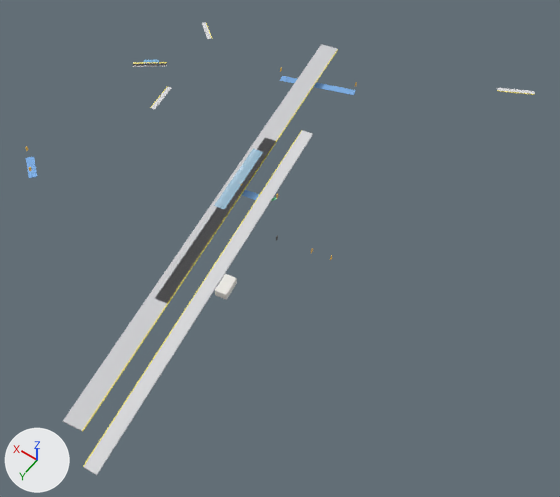
What one commit did to the glTF model bern-research/stations/models/8507002-ostermundigen.glb.
Camera for both pictures: a camera (50 mm lens) standing at (-135.0, 169.0, 265.0) and looking at (-6.0, -13.0, -20.0). Lighting does not change. The marker at lower left points along +X, +Y and +Z. The picture after the commit comes second. Vertices at exactly the same position are counted once.

The older version as bpy lines, for what is in view:
```python
me_passage__1 = bpy.data.meshes.new('passage@-1')
me_passage__1.from_pydata(...)  # 24 vertices, 36 faces; spans x 6.9..119.5, y -111.2..32.1, z -4.6..-4.5
me_passage__1.materials.append(mat_passage)  # blue #7cade5
me_platform_body_0 = bpy.data.meshes.new('platform_body@0')
me_platform_body_0.from_pydata(...)  # 492 vertices, 956 faces; spans x -63.0..121.0, y -159.0..121.0, z -1.0..0.0
me_platform_body_0.materials.append(mat_platform_body)  # light grey #dadadd
me_platform_surface_0 = bpy.data.meshes.new('platform_surface@0')
me_platform_surface_0.from_pydata(...)  # 10 vertices, 16 faces; spans x -5.0..49.0, y -130.0..112.0, z -1.0..0.0
me_platform_surface_0.materials.append(mat_platform_surface)  # light grey #ceced1
ob_passage__1 = bpy.data.objects.new('passage@-1', me_passage__1)
ob_passage__1.location = (0.0, 0.0, 0.0)
ob_platform_body_0 = bpy.data.objects.new('platform_body@0', me_platform_body_0)
ob_platform_body_0.location = (0.0, 0.0, 0.0)
ob_platform_surface_0 = bpy.data.objects.new('platform_surface@0', me_platform_surface_0)
ob_platform_surface_0.location = (0.0, 0.0, 0.0)
# also in view: 'roof@0' at (22.0, -19.0, 4.0); 'boarding_edge@0' at (29.0, -18.0, 0.0)
```
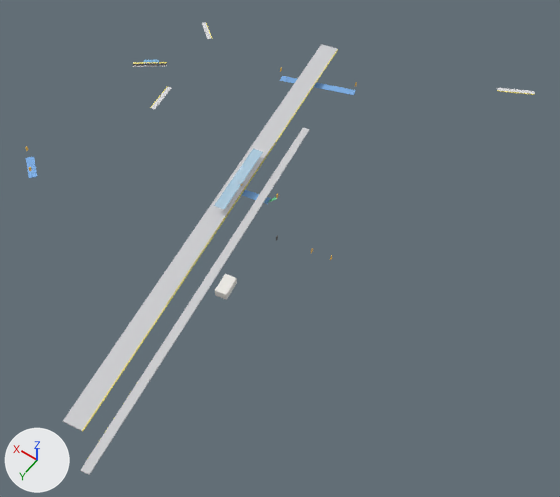
Where the change shows, as pixel boxes (x1, y1, x2, y2) in the pictures (560 x 497 px):
'platform_surface@0', reshaped (11% taller): before (63, 44, 337, 431); after (63, 44, 337, 475)
'platform_body@0', reshaped (11% narrower, 80% shorter): before (84, 22, 535, 475); after (132, 22, 535, 110)
part 1 of me_platform_body_0, deleted: before (84, 130, 313, 475)
part 2 of me_platform_body_0, deleted: before (155, 138, 276, 302)
part 3 of me_platform_surface_0, added: after (80, 128, 310, 475)

The change, as a list of edits to the scene's bpy script:
```text
Change me_platform_body_0:
    used by ob_platform_body_0; location = (0.0, 0.0, 0.0)
    remove me_platform_body_0.from_pydata(...)  # 492 vertices, 956 faces; spans x -63.0..121.0, y -159.0..121.0, z -1.0..0.0
    add me_platform_body_0.from_pydata(...)  # 40 vertices, 60 faces; spans x -63.0..121.0, y -159.0..-35.0, z 0.0
    me_platform_body_0 part 1: the loose piece of 292 vertices spanning x -21.0..19.0, y -68.0..121.0, z -1.0..0.0 is deleted
    me_platform_body_0 part 2: the loose piece of 160 vertices spanning x 6.0..31.0, y -53.0..51.0, z -1.0..0.0 is deleted
Change me_platform_surface_0:
    used by ob_platform_surface_0; location = (0.0, 0.0, 0.0)
    remove me_platform_surface_0.from_pydata(...)  # 10 vertices, 16 faces; spans x -5.0..49.0, y -130.0..112.0, z -1.0..0.0
    add me_platform_surface_0.from_pydata(...)  # 28 vertices, 48 faces; spans x -19.0..49.0, y -130.0..122.0, z -1.0..0.0
    me_platform_surface_0 part 3: a new loose piece of 18 vertices spanning x -19.0..20.0, y -69.0..122.0, z -1.0..0.0, in mat_platform_surface (light grey #ceced1)
```
